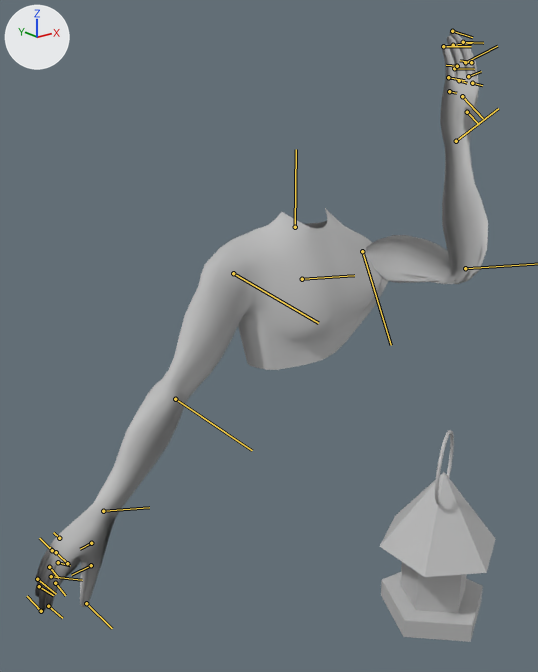
The FBX model Assets/models/TorsoModel/Torso.fbx, before and after one commit.
Before and after are seen from a 50 mm camera at (-0.0357, -0.0407, 0.067) aimed at (-0.0087, -0.007, 0.0535). The lights are fixed; the arrows at upper left show +X, +Y and +Z. Both versions are drawn at frame 28 of the action 'Take 001'; the numbers are the values there. The bones that bend it are drawn over the model as lines.

Objects in the first picture: 'Lantern:polySurface1', 'pSphere6'.
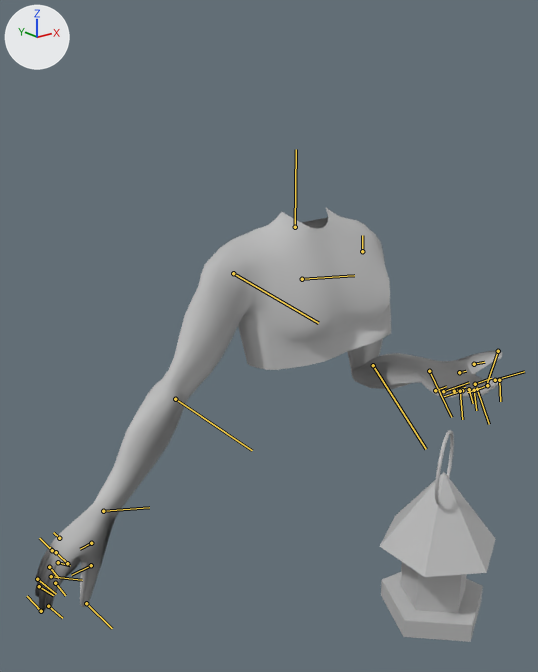
Changed parts and their boxes (x1, y1, x2, y2) in the pictures (538 x 672 px):
'pSphere6', posed (30% shorter)
    before: (35, 31, 488, 611)
    after: (35, 208, 503, 611)
bone 'L_Shoulder', root to tip
    before: (362, 251) to (391, 345)
    after: (362, 251) to (362, 235)

The edits, one by one:
Bone 'L_Shoulder' (bone_l_shoulder) turns from (7, -94, -104) to (-45, -6, -28) degrees about its own x, y and z.
